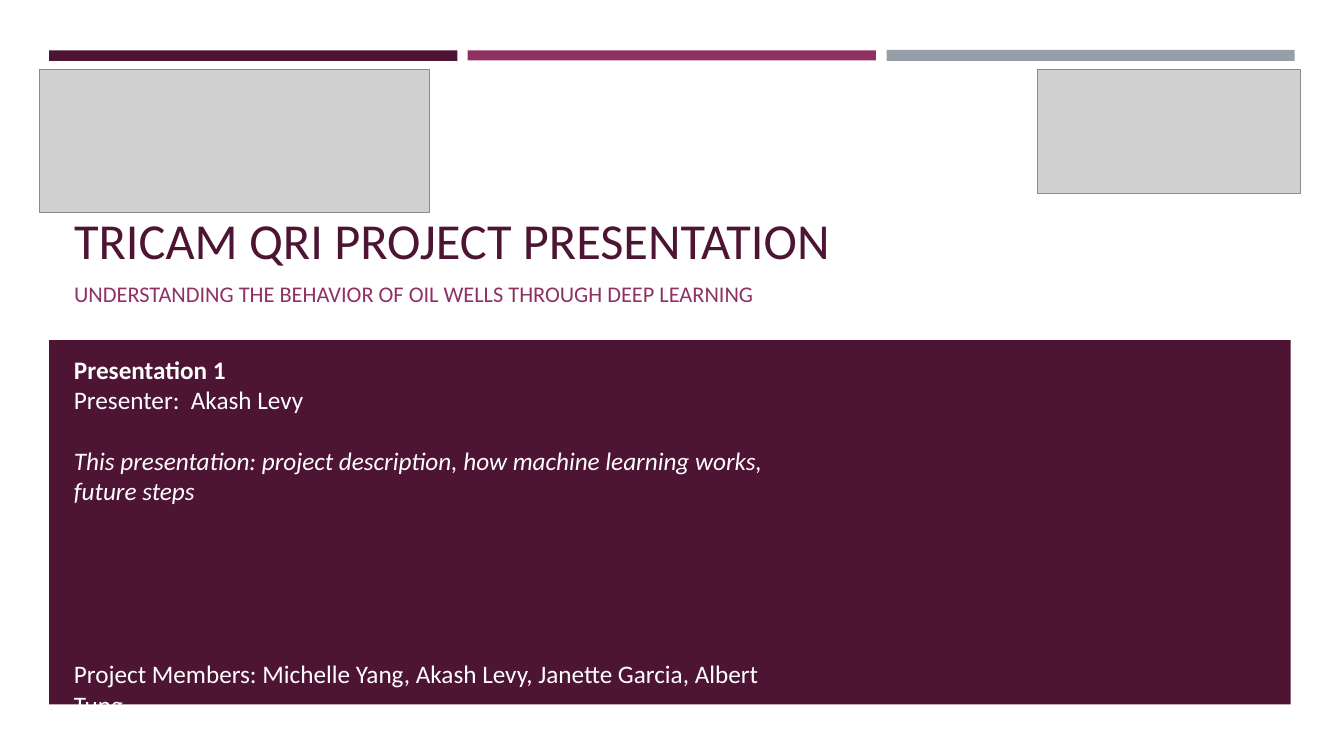
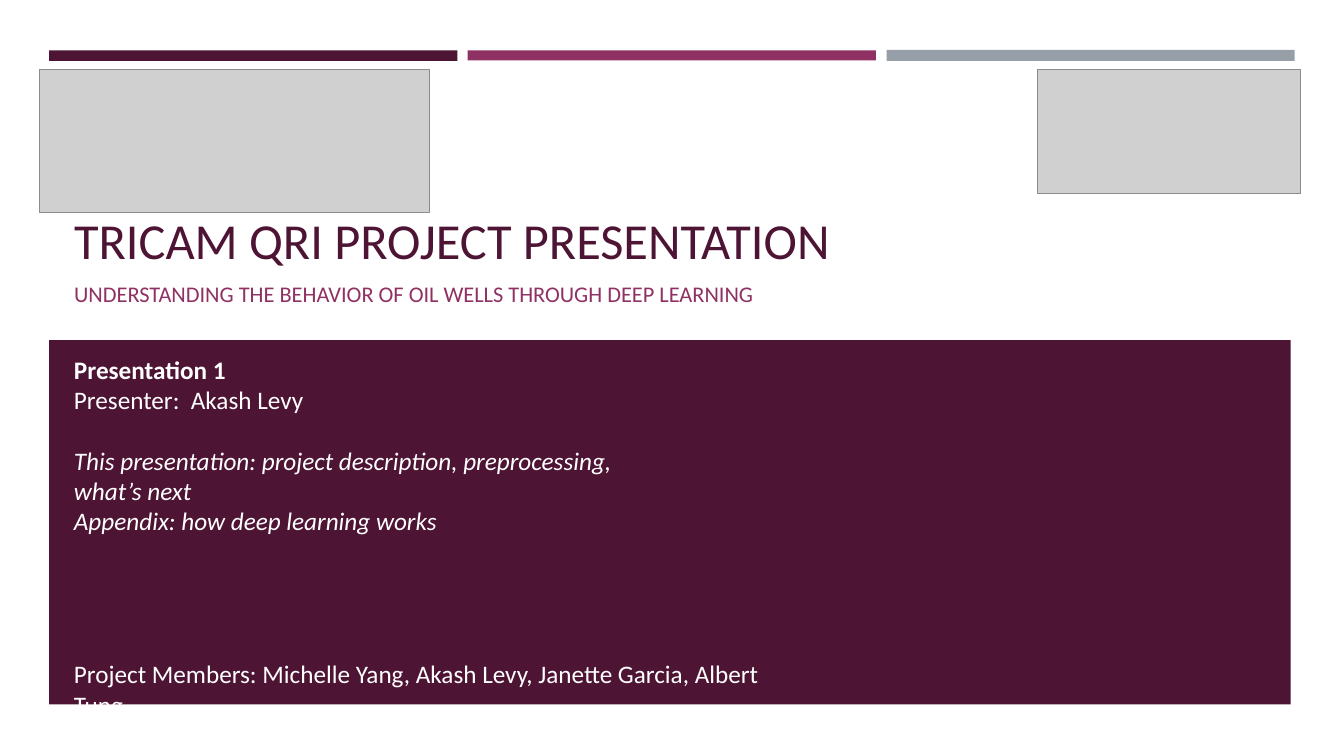
Before and after one commit to akashlevy/Deep-Learn-Oil, a slide deck: slide 1 of presentations/TRiCAM QRI Introductory Presentation.pptx. Drawn at 1344x756 pixels with LibreOffice and Linux fonts; fonts in the diff are those of the drawing; grey boxes stand for pictures. Boxes give left, top, right and bottom in pixels: in the first picture for what was removed or moved away, otherwise in the second. Text is boxed around its words. In the diff, an @@ line names an element or a change of style, - is before the commit and + after.

```diff
--- a/presentations/TRiCAM QRI Introductory Presentation.pptx
+++ b/presentations/TRiCAM QRI Introductory Presentation.pptx
@@ text at [74, 452, 611, 535]: text changed @@
-This presentation: project description, how machine learning works, future steps
+This presentation: project description, preprocessing, what’s next
+Appendix: how deep learning works
```
Also in this commit, not shown: 2 other slides changed, 9 slides added, 2 other files.
